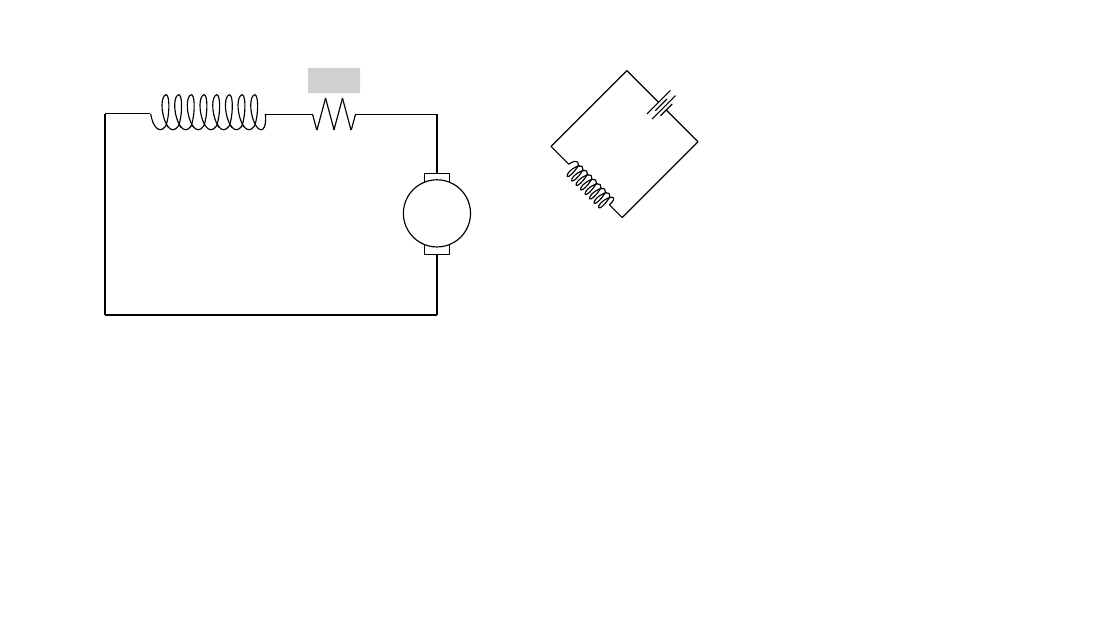
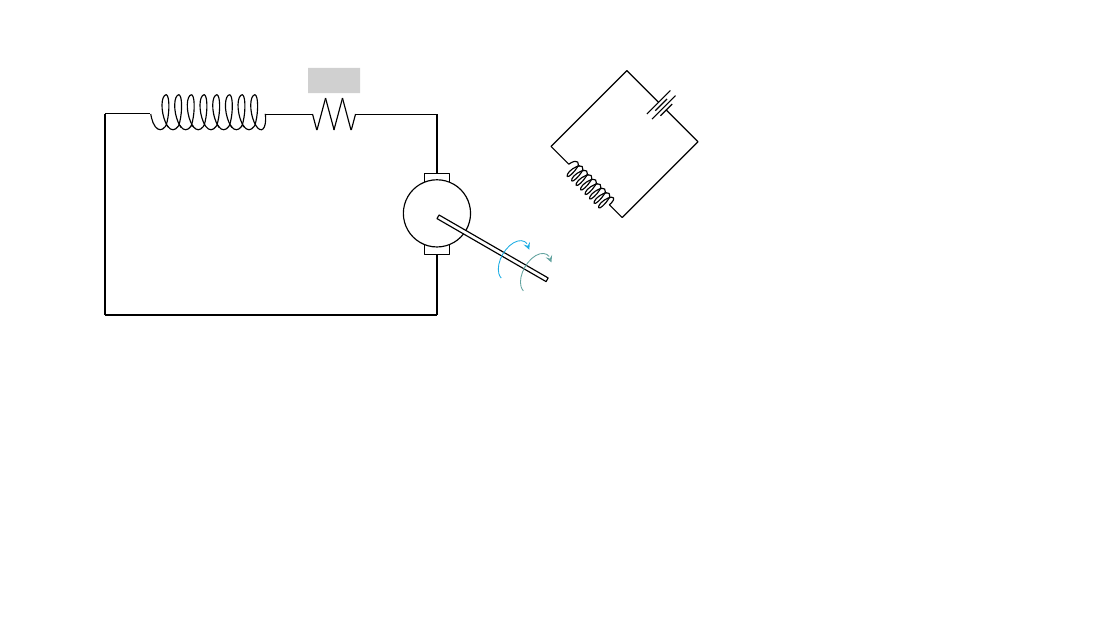
Before and after one commit to EngAhmedWaleed/Lectures-Collection, a slide deck: slide 4 of images/lec2/Source/From Magnetics (AW).pptx. Drawn at 1120x630 pixels with LibreOffice and Linux fonts; fonts in the diff are those of the drawing; grey boxes stand for pictures. Boxes give left, top, right and bottom in pixels: in the first picture for what was removed or moved away, otherwise in the second. Text is boxed around its words. In the diff, an @@ line names an element or a change of style, - is before the commit and + after.

```diff
--- a/images/lec2/Source/From Magnetics (AW).pptx
+++ b/images/lec2/Source/From Magnetics (AW).pptx
@@ rectangle added at (x1=437, y1=215, x2=548, y2=282), fill #FFFFFF, outline #000000 1 pt @@
@@ arc (boxed as its full ellipse) added at (x1=492, y1=235, x2=536, y2=286), outline #1CADE4 0.75 pt @@
@@ arc (boxed as its full ellipse) added at (x1=514, y1=248, x2=558, y2=298), outline #62A39F 0.75 pt @@
```
Also in this commit, not shown: 2 other slides changed, 2 slides added, 11 other files.
